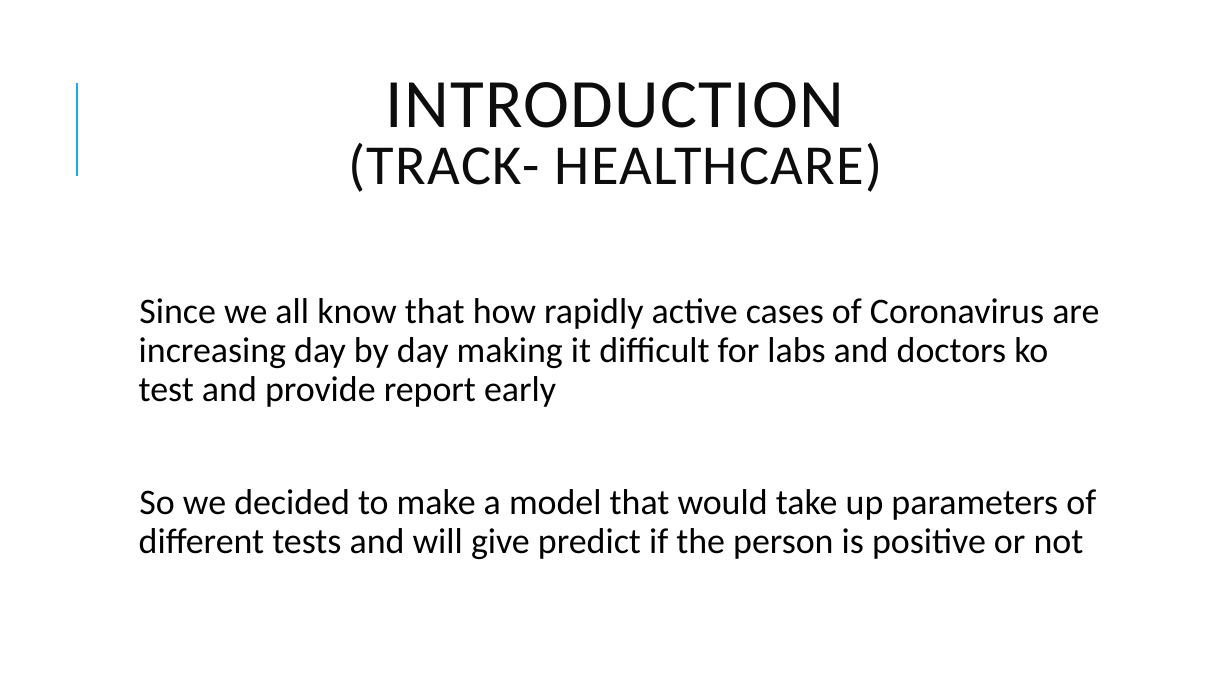
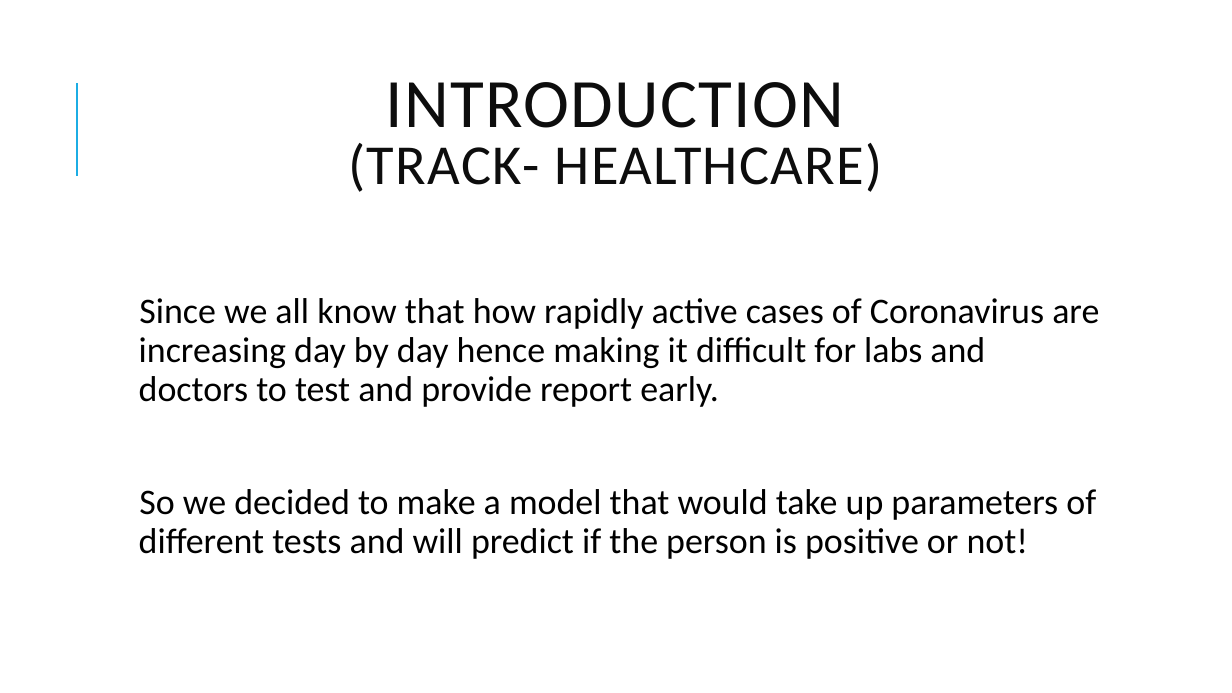
Before and after one commit to xybervenom/CovidTrials-Hackinindia, a slide deck: slide 2 of Covid 19 Tester.pptx. Drawn at 1232x693 pixels with LibreOffice and Linux fonts; fonts in the diff are those of the drawing. Boxes give left, top, right and bottom in pixels: in the first picture for what was removed or moved away, otherwise in the second. Text is boxed around its words. In the diff, an @@ line names an element or a change of style, - is before the commit and + after.

```diff
--- a/Covid 19 Tester.pptx
+++ b/Covid 19 Tester.pptx
@@ text at <box>139,298,1099,559</box>: text changed @@
-  Since we all know that how rapidly active cases of Coronavirus are increasing day by day making it difficult for labs and doctors ko test and provide report early
-  So we decided to make a model that would take up parameters of different tests and will give predict if the person is positive or not
+  Since we all know that how rapidly active cases of Coronavirus are increasing day by day hence making it difficult for labs and doctors to test and provide report early.
+  So we decided to make a model that would take up parameters of different tests and will predict if the person is positive or not!
```
Also in this commit, not shown: 4 other slides changed.
